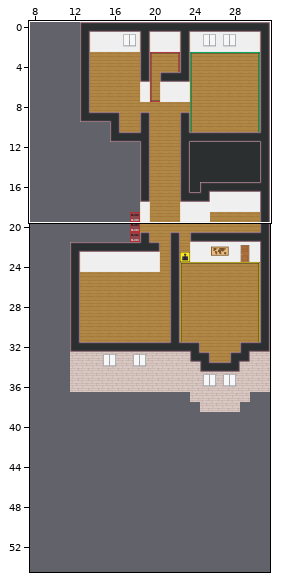
Two states of a Tiled map (JSON), map.tmj. The first picture is a wide view before the edit; the outline marks the close-up.
Close-up. Before the commit:
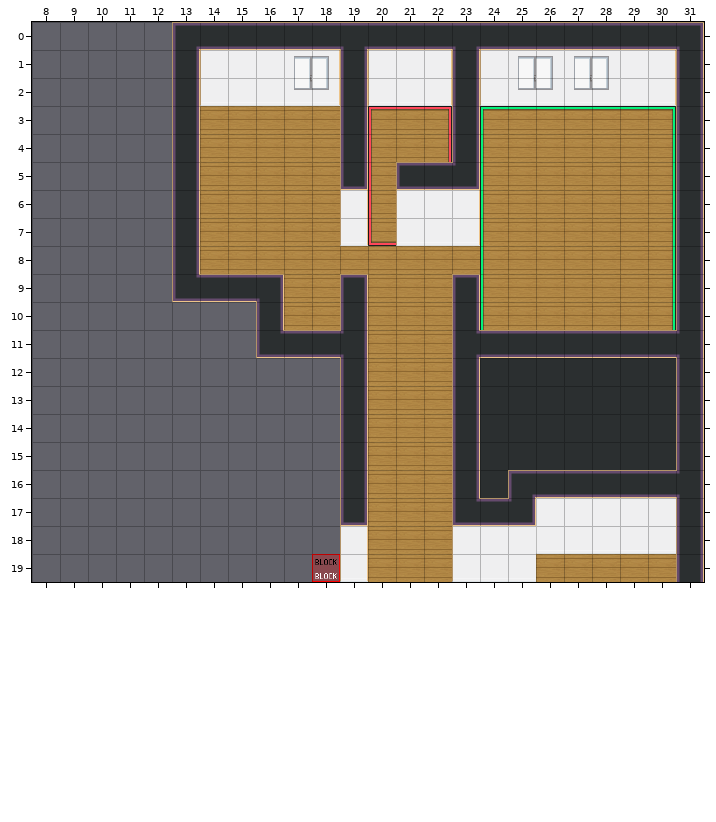
Cells are 32x32 px. Shown: x 8..31, y 0..19. The commit also changed other parts of the map, which this record leaves out.
The same view after the edit:
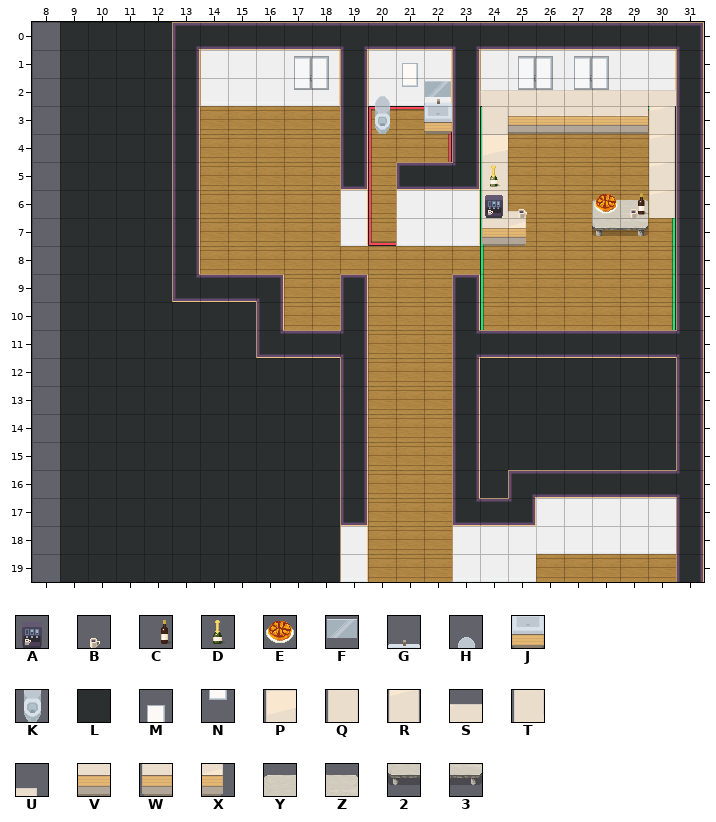
Key: from "WA_Miscellaneous": A 57, B 59, C 95, D 96, E 103; from "WA_Other_Furniture": F 48, G 51, H 53, J 63, K 65; from "WA_Room_Builder": L 100, M 952, N 977; from "WA_Tables": P 70, Q 80, R 93, S 96, T 100, U 101, V 106, W 110, X 111, Y 177, Z 178, 2 187, 3 188.
_ is an empty cell.
Tiles of an added or newly shown layer are drawn over the layers below it.
From old to new:
Layer "Einrichtung/Einrichtung unten" (added):
The edit adds tile 2 in row 7 at x 28.
The edit adds tile 3 in row 7 at x 29.
The edit adds tile G in row 2 at x 22.
The edit adds tile H in row 2 at x 20.
The edit adds tile J in row 3 at x 22.
The edit adds tile K in row 3 at x 20.
The edit adds tile P in row 4 at x 24.
The edit adds tile Q in row 3 at x 24; in row 5 at x 24.
The edit adds tile R in rows 3 to 6 at x 30.
The edit adds tile S in row 2 at x 24 to 30.
The edit adds tile T in row 6 at x 24.
The edit adds tile U in row 6 at x 25.
The edit adds tile V in row 3 at x 25 to 29.
The edit adds tile W in row 7 at x 24.
The edit adds tile X in row 7 at x 25.
The edit adds tile Y in row 6 at x 28.
The edit adds tile Z in row 6 at x 29.
Layer "Einrichtung/Einrichtung Mitte" (added):
The edit adds tile A in row 6 at x 24.
The edit adds tile B in row 6 at x 25 and 29.
The edit adds tile D in row 5 at x 24.
The edit adds tile E in row 6 at x 28.
Layer "Einrichtung/Einrichtung oben" (added):
The edit adds tile C in row 6 at x 29.
The edit adds tile F in row 2 at x 22.
Layer "Wandobjekte":
The edit adds tile M in row 1 at x 21.
The edit adds tile N in row 2 at x 21.
Layer "Oben":
The edit adds tile L in rows 0 to 9 at x 9 to 12; in rows 10 to 11 at x 9 to 15; in rows 12 to 19 at x 9 to 18.
Pixel boxes of the changes (left, top, right, bottom) in both close-ups:
added: (60, 22, 340, 582)
added: (375, 63, 452, 134)
added: (480, 90, 676, 246)
